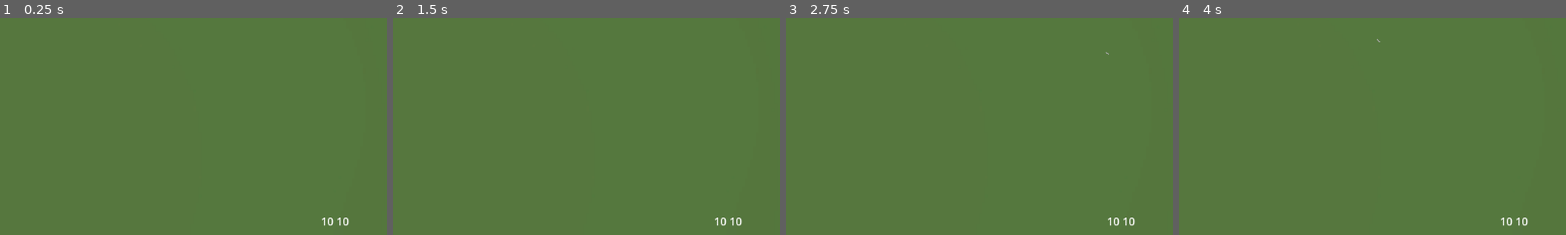
Above: before the commit, frames 1-4 (left to right).
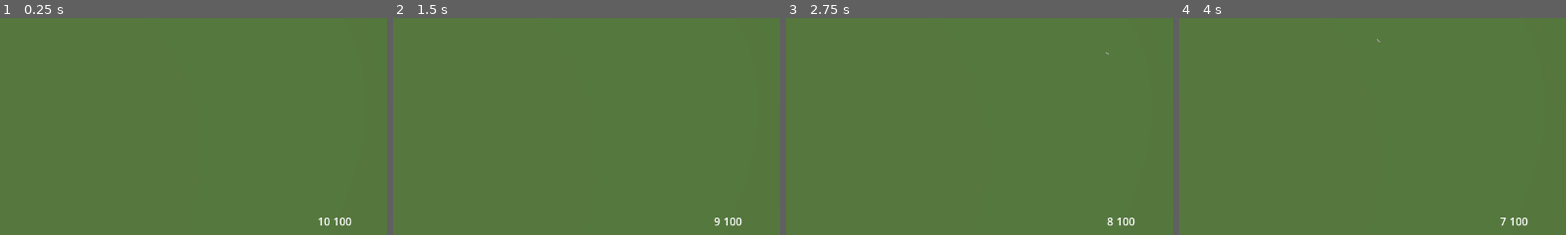
Above: after the commit, the same moments.

Repository: mcmacska/KoP
Game: Godot game, scene res://scenes/main.tscn
The game is run twice, just before and just after one commit, with the same random seed, the same clock (stepped at 60 frames per second) and the same inputs.
Inputs (mouse positions are % of the whole screen's width and height, from its top left):
- Up to frame 1 (0.25 s): no input
- Up to frame 2 (1.5 s): tap Enter (ui_accept) at 0.5, 0.77 s; move the mouse to (72, 45) at 0.52 s; hold Right (right) from 0.53 s (still down); click (72, 45) at 0.6 s; move the mouse to (30, 55) at 1.27 s; click (30, 55) at 1.35 s
- Up to frame 3 (2.75 s): tap Enter (ui_accept) at 1.52 s; move the mouse to (60, 28) at 2.02 s; release Right (right) at 2.03 s; hold Left (left) from 2.03 s (still down); click (60, 28) at 2.1 s
- Up to frame 4 (4 s): move the mouse to (45, 70) at 2.77 s; release Left (left) at 2.78 s; hold Right (right) from 2.78 s (still down); click (45, 70) at 2.85 s; tap Enter (ui_accept) at 3.02, 3.77 s; move the mouse to (80, 65) at 3.52 s; click (80, 65) at 3.6 s
The pictures show only the part of the screen within x 50-100%, y 50-100%; the shares and areas given below are measured in that part.

The runs differ from the first frame. In frame 1, 0.2% of the frame differs, in the area x 82-91%, y 91-96%; in frame 2, 0.1%; in frame 3, 0.1%; in frame 4, 0.1%.

Commit message:
shooting fix

Diff:
--- a/project.godot
+++ b/project.godot
@@ -46,6 +46,11 @@
 "events": [Object(InputEventMouseButton,"resource_local_to_scene":false,"resource_name":"","device":-1,"window_id":0,"a …(256 unchanged characters)…
 ]
 }
+reload={
+"deadzone": 0.2,
+"events": [Object(InputEventKey,"resource_local_to_scene":false,"resource_name":"","device":-1,"window_id":0,"alt_pressed":false,"shift_pressed":false,"ctrl_pressed":false,"meta_pressed":false,"pressed":false,"keycode":0,"physical_keycode":82,"key_label":0,"unicode":114,"location":0,"echo":false,"script":null)
+]
+}
 
 [physics]
 
--- a/scenes/ui.tscn
+++ b/scenes/ui.tscn
@@ -38,7 +38,7 @@
 offset_bottom = 648.0
 alignment = 1
 
-[node name="Ammo" type="Label" parent="HBoxContainer" unique_id=1301775028]
+[node name="CurrentAmmo" type="Label" parent="HBoxContainer" unique_id=1301775028]
 layout_mode = 2
 text = "10"
 
--- a/scripts/characters/player.gd
+++ b/scripts/characters/player.gd
@@ -22,6 +22,8 @@
 	look_at(get_global_mouse_position())
 	if Input.is_action_just_pressed("shoot"):
 		weapon.shoot()
+	if Input.is_action_just_pressed("reload"):
+		weapon.reload()
 
 
 
--- a/scripts/main.gd
+++ b/scripts/main.gd
@@ -5,6 +5,12 @@
 
 func _ready():
 	player.health.health_changed.connect(ui._on_health_changed)
+
+	# init ammo
+	if player.has_node("Weapon"):
+		var weapon = player.get_node("Weapon")
+		weapon.ammo_changed.connect(ui.update_ammo)
+		ui.update_ammo(weapon.current_ammo, weapon.full_ammo)
 
 	# init player health
 	ui.get_node("HealthBar").max_value = player.get_node("Health").max_health
--- a/scripts/ui.gd
+++ b/scripts/ui.gd
@@ -1,6 +1,8 @@
 extends Control
 
 @onready var health_bar = $HealthBar
+@onready var current_ammo = $HBoxContainer/CurrentAmmo
+@onready var full_ammo = $HBoxContainer/FullAmmo
 
 #func _ready() -> void:
 	#health_bar.add_theme_color_override("fg_color", Color(1, 0, 0))  # red
@@ -9,3 +11,8 @@
 	health_bar.max_value = max
 	health_bar.value = current
 	print(current, max)
+
+func update_ammo(current, max):
+	print(current, max)
+	current_ammo.text = str(current)
+	full_ammo.text = str(max)
--- a/scripts/weapon.gd
+++ b/scripts/weapon.gd
@@ -3,11 +3,20 @@
 @export var fire_rate = 0.8
 @export var damage = 10
 
+@export var reload_speed = 2
+
+@export var current_ammo = 10
+@export var clip_max_ammo = 10
+@export var full_ammo = 100
+
+signal ammo_changed(current_ammo, full_ammo)
+
 var can_shoot = true
+var is_reloading = false
 
 # Called when the node enters the scene tree for the first time.
 func _ready() -> void:
-	pass # Replace with function body.
+	pass
 
 
 # Called every frame. 'delta' is the elapsed time since the previous frame.
@@ -15,9 +24,10 @@
 	pass
 
 func shoot():
-	if not can_shoot:
+	if not can_shoot or is_reloading or current_ammo <= 0:
 		return
 	can_shoot = false
+	print("shooting...")
 	var projectile_scene = preload("res://scenes/projectile.tscn")
 	var projectile = projectile_scene.instantiate()
 
@@ -30,6 +40,25 @@
 
 	# add to the scene tree
 	get_tree().current_scene.add_child(projectile)
+	# decrease current ammo
+	current_ammo = current_ammo - 1
+	ammo_changed.emit(current_ammo, full_ammo)
 	# cooldown
 	await get_tree().create_timer(fire_rate).timeout
 	can_shoot = true
+
+
+func reload():
+	if is_reloading or current_ammo == clip_max_ammo or full_ammo <= 0:
+		return
+	is_reloading = true
+	can_shoot = false
+	print("reloading...")
+	# cooldown
+	await get_tree().create_timer(reload_speed).timeout
+	# decrease full ammo
+	full_ammo = full_ammo - (clip_max_ammo - current_ammo)
+	current_ammo = clip_max_ammo
+	ammo_changed.emit(current_ammo, full_ammo)
+	can_shoot = true
+	is_reloading = false
